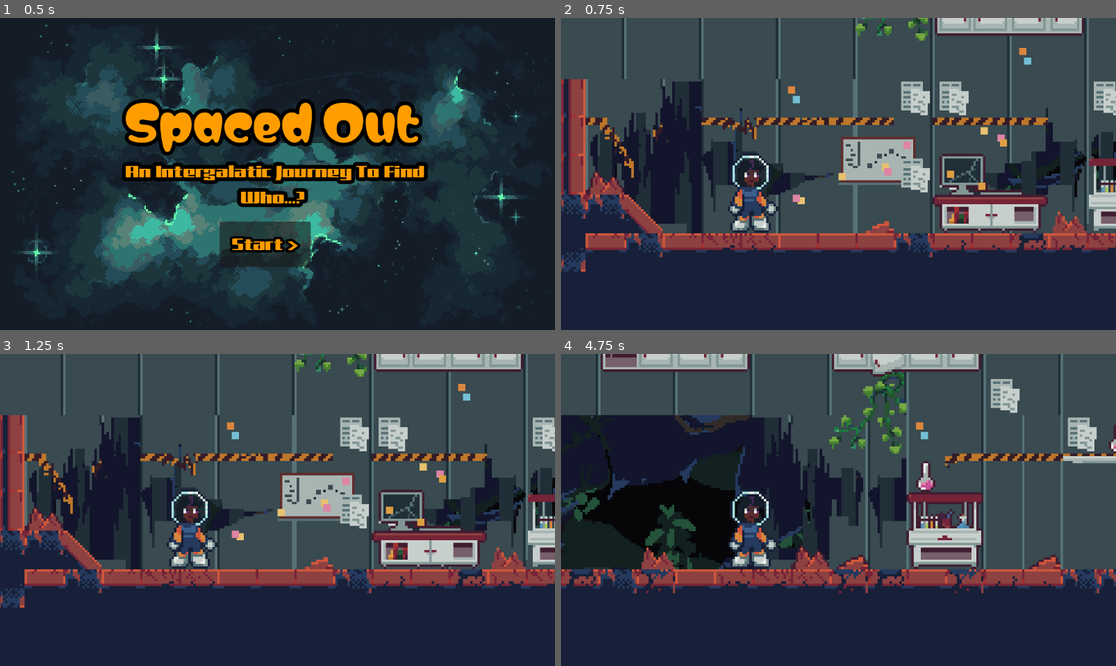
Above: before the commit, frames 1-4 (two rows, left to right).
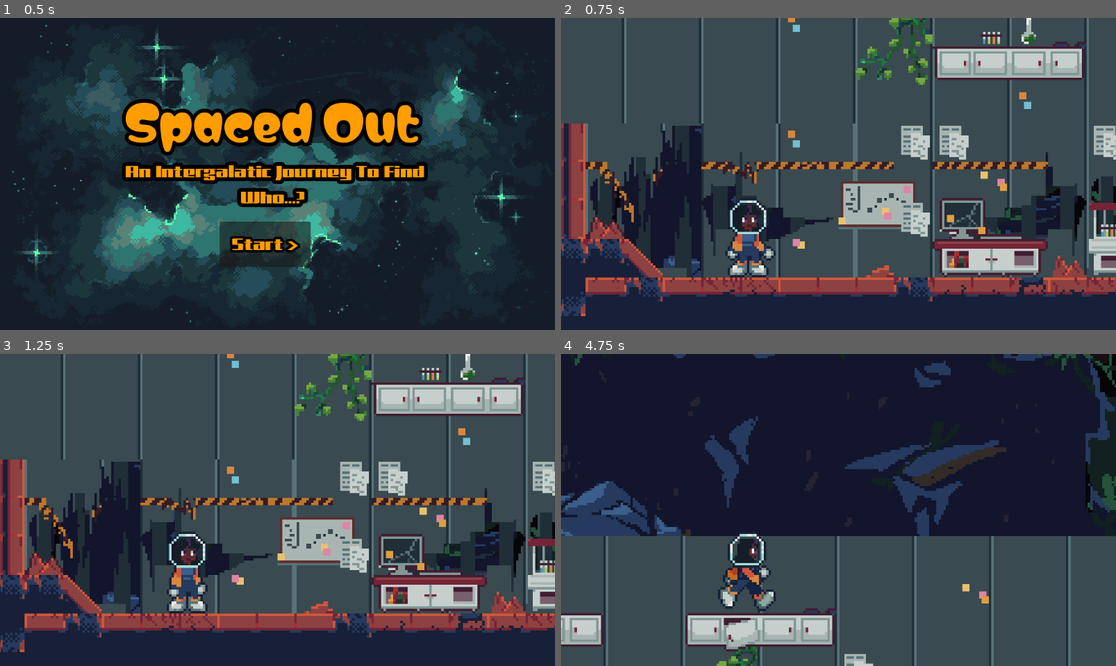
Above: after the commit, the same moments.

Repository: MikeyFJr/SpacedOut
Game: Godot game, scene res://Scenes/UI/menu_main.tscn
Same seed, same stepped clock (60 frames per second), same inputs: the game is played once before the commit and once after it.
Inputs:
- Up to frame 1 (0.5 s): no input
- Up to frame 2 (0.75 s): click "Start >" at 0.5 s
- Up to frame 3 (1.25 s): no input
- Up to frame 4 (4.75 s): hold Shift (boost) 1.28-2.03 s; hold Right (move_right) 1.28-2.78 s; tap W (jump) at 1.52, 1.82, 2.27, 2.3, 2.57, 2.85, 3.77, 4.07, 4.52, 4.55 s; tap Down (fast_fall) at 1.55, 2.1, 3.8 s; hold Left (move_left) 2.78-3.53 s; hold Shift (boost) 2.78-3.53 s; hold Right (move_right) from 3.53 s (still down); tap Shift (boost) at 3.6 s; hold Down (fast_fall) from 4.28 s (still down)

Frame 1 is identical in both runs. In frame 2, 49% of the frame differs, in the area x 0-100%, y 0-96%; in frame 3, 49%; in frame 4, 81%, in the area x 0-100%, y 0-100%.

Commit message:
Adds stellas sprite sheet and adds her animations into game

Diff:
--- a/so-godot-project/Scenes/Characters/stella_main.tscn
+++ b/so-godot-project/Scenes/Characters/stella_main.tscn
@@ -1,18 +1,123 @@
-[gd_scene load_steps=4 format=3 uid="uid://u36mbm1jhasr"]
+[gd_scene load_steps=11 format=3 uid="uid://u36mbm1jhasr"]
 
 [ext_resource type="Script" path="res://Scripts/Player/stella_script.gd" id="1_bufls"]
-[ext_resource type="Texture2D" uid="uid://0c7e8e4ukfnq" path="res://Assets/Images/Sprites/stella-outline2.png" id="2_aami2"]
+[ext_resource type="Script" path="res://Scripts/Player/player_animator.gd" id="2_f74gj"]
+[ext_resource type="Texture2D" uid="uid://djeo8l0icnmer" path="res://Assets/Images/Sprites/stella-Sheet.png" id="3_7k3jq"]
 
-[sub_resource type="RectangleShape2D" id="RectangleShape2D_f77ei"]
-size = Vector2(12, 29)
+[sub_resource type="Animation" id="Animation_fgork"]
+resource_name = "idle"
+loop_mode = 1
+tracks/0/type = "value"
+tracks/0/imported = false
+tracks/0/enabled = true
+tracks/0/path = NodePath("Sprite2D:region_rect")
+tracks/0/interp = 0
+tracks/0/loop_wrap = true
+tracks/0/keys = {
+"times": PackedFloat32Array(0.0333333, 0.633333),
+"transitions": PackedFloat32Array(1, 1),
+"update": 0,
+"values": [Rect2(0, 40, 32, 40), Rect2(32, 40, 32, 40)]
+}
+
+[sub_resource type="Animation" id="Animation_g6eeq"]
+length = 0.001
+tracks/0/type = "value"
+tracks/0/imported = false
+tracks/0/enabled = true
+tracks/0/path = NodePath("Sprite2D:region_rect")
+tracks/0/interp = 1
+tracks/0/loop_wrap = true
+tracks/0/keys = {
+"times": PackedFloat32Array(0),
+"transitions": PackedFloat32Array(1),
+"update": 0,
+"values": [Rect2(0, 0, 0, 0)]
+}
+
+[sub_resource type="Animation" id="Animation_snj35"]
+resource_name = "move"
+loop_mode = 1
+tracks/0/type = "value"
+tracks/0/imported = false
+tracks/0/enabled = true
+tracks/0/path = NodePath("Sprite2D:region_rect")
+tracks/0/interp = 0
+tracks/0/loop_wrap = true
+tracks/0/keys = {
+"times": PackedFloat32Array(0, 0.233333, 0.533333, 0.8),
+"transitions": PackedFloat32Array(1, 1, 1, 1),
+"update": 0,
+"values": [Rect2(0, 0, 32, 40), Rect2(32, 0, 32, 40), Rect2(64, 0, 32, 40), Rect2(96, 0, 32, 40)]
+}
+
+[sub_resource type="Animation" id="Animation_uqvha"]
+resource_name = "jump"
+tracks/0/type = "value"
+tracks/0/imported = false
+tracks/0/enabled = true
+tracks/0/path = NodePath("Sprite2D:region_rect")
+tracks/0/interp = 1
+tracks/0/loop_wrap = true
+tracks/0/keys = {
+"times": PackedFloat32Array(0),
+"transitions": PackedFloat32Array(1),
+"update": 0,
+"values": [Rect2(0, 80, 32, 40)]
+}
+
+[sub_resource type="Animation" id="Animation_628p3"]
+resource_name = "fall"
+tracks/0/type = "value"
+tracks/0/imported = false
+tracks/0/enabled = true
+tracks/0/path = NodePath("Sprite2D:region_rect")
+tracks/0/interp = 1
+tracks/0/loop_wrap = true
+tracks/0/keys = {
+"times": PackedFloat32Array(0),
+"transitions": PackedFloat32Array(1),
+"update": 0,
+"values": [Rect2(64, 80, 32, 40)]
+}
+
+[sub_resource type="AnimationLibrary" id="AnimationLibrary_ektqo"]
+_data = {
+"RESET": SubResource("Animation_g6eeq"),
+"fall": SubResource("Animation_628p3"),
+"idle": SubResource("Animation_fgork"),
+"jump": SubResource("Animation_uqvha"),
+"move": SubResource("Animation_snj35")
+}
+
+[sub_resource type="CapsuleShape2D" id="CapsuleShape2D_g2imu"]
+radius = 8.0
+height = 34.0
 
 [node name="CharacterBody2D" type="CharacterBody2D"]
 script = ExtResource("1_bufls")
 
-[node name="Sprite2D" type="Sprite2D" parent="."]
-position = Vector2(0, -17)
-texture = ExtResource("2_aami2")
+[node name="Camera2D" type="Camera2D" parent="."]
+position = Vector2(37, -43)
+zoom = Vector2(5, 5)
+
+[node name="PlayerAnimator" type="Node2D" parent="." node_paths=PackedStringArray("player_controller", "animation_player", "sprite")]
+script = ExtResource("2_f74gj")
+player_controller = NodePath("..")
+animation_player = NodePath("AnimationPlayer")
+sprite = NodePath("Sprite2D")
+
+[node name="AnimationPlayer" type="AnimationPlayer" parent="PlayerAnimator"]
+libraries = {
+"": SubResource("AnimationLibrary_ektqo")
+}
+autoplay = "idle"
+
+[node name="Sprite2D" type="Sprite2D" parent="PlayerAnimator"]
+position = Vector2(0, -19)
+texture = ExtResource("3_7k3jq")
+region_enabled = true
 
 [node name="CollisionShape2D" type="CollisionShape2D" parent="."]
-position = Vector2(0, -15)
-shape = SubResource("RectangleShape2D_f77ei")
+position = Vector2(0, -17)
+shape = SubResource("CapsuleShape2D_g2imu")
--- a/so-godot-project/Scenes/Stages/World-1/Level-1/main_w_1_l_1.tscn
+++ b/so-godot-project/Scenes/Stages/World-1/Level-1/main_w_1_l_1.tscn
@@ -39,12 +39,8 @@
 offset_bottom = 40.0
 texture = ExtResource("3_5dde7")
 
-[node name="CharacterBody2D" parent="." instance=ExtResource("4_hngv2")]
+[node name="Stella" parent="." instance=ExtResource("4_hngv2")]
 position = Vector2(36, 176)
-
-[node name="Camera2D" type="Camera2D" parent="CharacterBody2D"]
-position = Vector2(37, -25)
-zoom = Vector2(5, 5)
 
 [node name="TileMap" type="TileMap" parent="."]
 tile_set = ExtResource("5_qcowo")
--- /dev/null
+++ b/so-godot-project/Scripts/Player/player_animator.gd
@@ -0,0 +1,22 @@
+extends Node2D
+
+@export var player_controller : PlayerController
+@export var animation_player : AnimationPlayer
+@export var sprite : Sprite2D
+
+func _process(_delta):
+	# flips the character sprite
+	if player_controller.horizontal_input == 1:
+		sprite.flip_h = false
+	elif player_controller.horizontal_input == -1:
+		sprite.flip_h = true
+	# plays the movement animation
+	if abs(player_controller.velocity.x) > 0.0:
+		animation_player.play("move")
+	else:
+		animation_player.play("idle")
+	# plays the jump animation
+	if player_controller.velocity.y < 0.0:
+		animation_player.play("jump")
+	elif player_controller.velocity.y > 0.0:
+		animation_player.play("fall")
--- a/so-godot-project/Scripts/Player/stella_script.gd
+++ b/so-godot-project/Scripts/Player/stella_script.gd
@@ -1,21 +1,22 @@
 extends CharacterBody2D
+class_name PlayerController
 
 #copied from previous
 
 const DEBUG = true
 
-#const SPEED = 300.0 # Base horizontal movement speed
-#const ACCELERATION = 1000.0 # Base acceleration
-#const FRICTION = 1700.0 # Base friction
-#const GRAVITY = 2000.0 # Gravity when moving upwards
-#const FALL_GRAVITY = 3000.0 # Gravity when falling downwards
-#const FAST_FALL_GRAVITY = 5000.0 # Gravity while holding "fast_fall"
-#const WALL_GRAVITY = 25.0 # Gravity while sliding on a wall
-#const JUMP_VELOCITY = -500.0 # Maximum jump strength
-#const WALL_JUMP_VELOCITY = -700.0 # Maximum wall jump strength
-#const WALL_JUMP_PUSHBACK = 300.0 # Horizontal push strength off walls
-#const INPUT_BUFFER_PATIENCE = 0.1 # Input queue patience time
-#const COYOTE_TIME = 0.08 # Coyote patience time
+#const SPEED = 300.0
+#const ACCELERATION = 1000.0
+#const FRICTION = 1700.0
+#const GRAVITY = 2000.0
+#const FALL_GRAVITY = 3000.0
+#const FAST_FALL_GRAVITY = 5000.0
+#const WALL_GRAVITY = 25.0
+#const JUMP_VELOCITY = -500.0
+#const WALL_JUMP_VELOCITY = -700.0
+#const WALL_JUMP_PUSHBACK = 300.0
+#const INPUT_BUFFER_PATIENCE = 0.1
+#const COYOTE_TIME = 0.08
 
 const SPEED = 200.0 # Base horizontal movement speed
 const ACCELERATION = 700.0 # Base acceleration
@@ -32,11 +33,13 @@
 
 const BOOST_VELOCITY = -800.0 # strength for boost
 
-
+var direction = 0
 
 var input_buffer : Timer # Reference to the input queue timer
 var coyote_timer : Timer # Reference to the coyote timer
 var coyote_jump_available := true
+var horizontal_input
+
 
 
 
@@ -59,7 +62,7 @@
 func _physics_process(delta) -> void:
 	#anim_player.play("idle")
 	# Get inputs
-	var horizontal_input := Input.get_axis("move_left", "move_right")
+	horizontal_input = Input.get_axis("move_left", "move_right")
 	var jump_attempted := Input.is_action_just_pressed("jump")
 	var boost_attempted :=Input.is_action_just_pressed("boost")
 
@@ -97,15 +100,6 @@
 
 	# HYandle horizontal motion and friction
 	var floor_damping := 1.0 if is_on_floor() else 0.5 # Set floor damping, friction is less when in air
-	#var dash_multiplier
-	#if Input.is_action_pressed("boost") and boosts_available > 0:
-		#print("boosted")
-		#dash_multiplier =4
-		#boosts_available -=1
-	#else:
-		#dash_multiplier =1
-
-	#var dash_multiplier := 2 if Input.is_action_pressed("boost") and boosts_available > 0 else 1
 
 	if horizontal_input and jump_attempted and not boost_attempted:
 		velocity.x = (horizontal_input * SPEED/4)
@@ -113,6 +107,8 @@
 		velocity.x = horizontal_input * SPEED
 	else:
 		velocity.x = move_toward(velocity.x, 0, (FRICTION * delta) * floor_damping)
+
+#	cant tell which way I want to do it
 
 	#if horizontal_input:
 		#velocity.x = move_toward(velocity.x, horizontal_input * SPEED, ACCELERATION * delta)
Binary file added: so-godot-project/Assets/Images/Sprites/stella-Sheet.png
Not shown, changed: so-godot-project/Assets/Images/Sprites/stella-Sheet.png.import
Binary file removed: so-godot-project/Assets/Images/Sprites/stella-outline.png
Binary file removed: so-godot-project/Assets/Images/Sprites/stella-outline2.png
Not shown, removed: so-godot-project/Assets/Images/Sprites/stella-outline2.png.import
Not shown, removed: so-godot-project/Scenes/Characters/fake_textfile.txt
